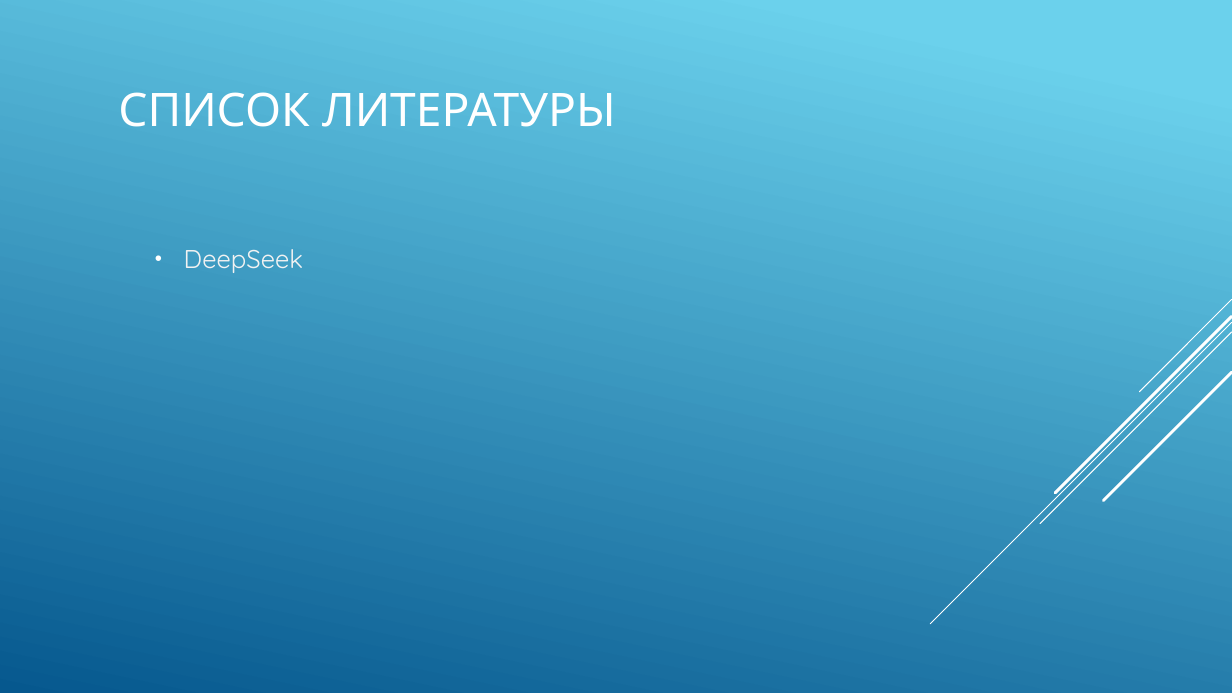
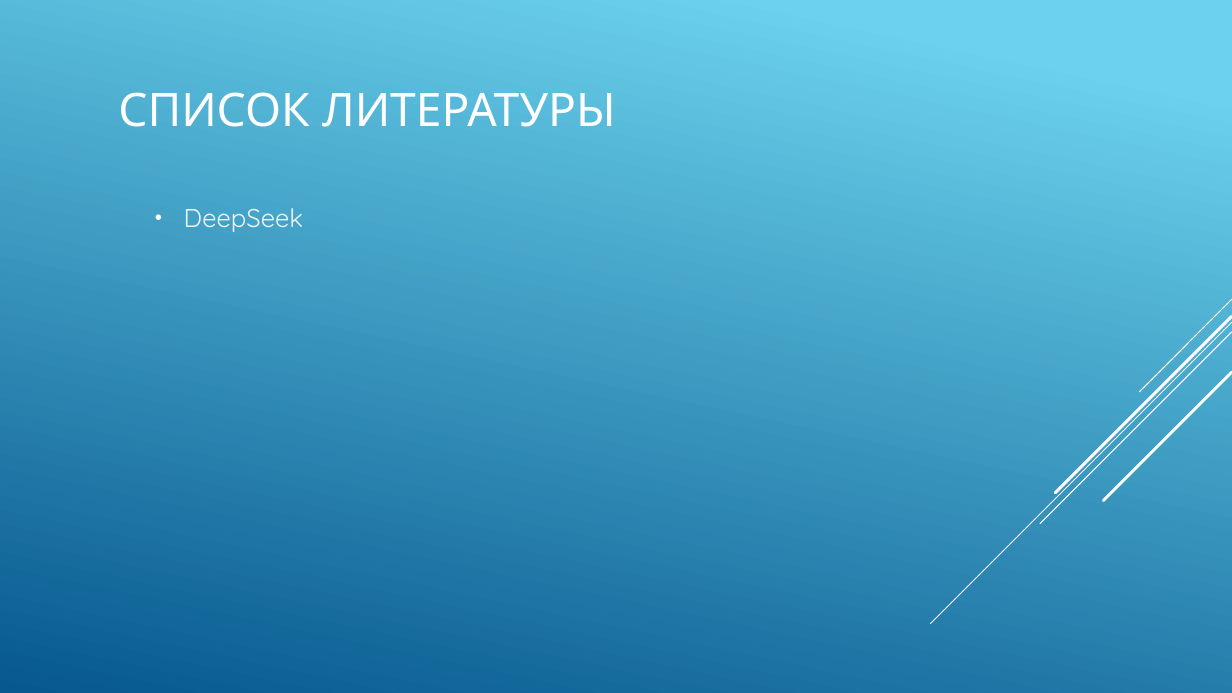
Before and after one commit to Lerika123/verbalize, a slide deck: slide 13 of СловоВед.pptx (slide 14 before the commit). Drawn at 1232x693 pixels with LibreOffice and Linux fonts; fonts in the diff are those of the drawing. Boxes give left, top, right and bottom in pixels: in the first picture for what was removed or moved away, otherwise in the second. Text is boxed around its words. In the diff, an @@ line names an element or a change of style, - is before the commit and + after.

```diff
--- a/СловоВед.pptx
+++ b/СловоВед.pptx
@@ text "DeepSeek" at bbox=[184, 208, 303, 232]: line spacing 1 to 1.5; vertical alignment middle to top @@
```
Also in this commit, not shown: 5 other slides changed, 1 slide removed.
